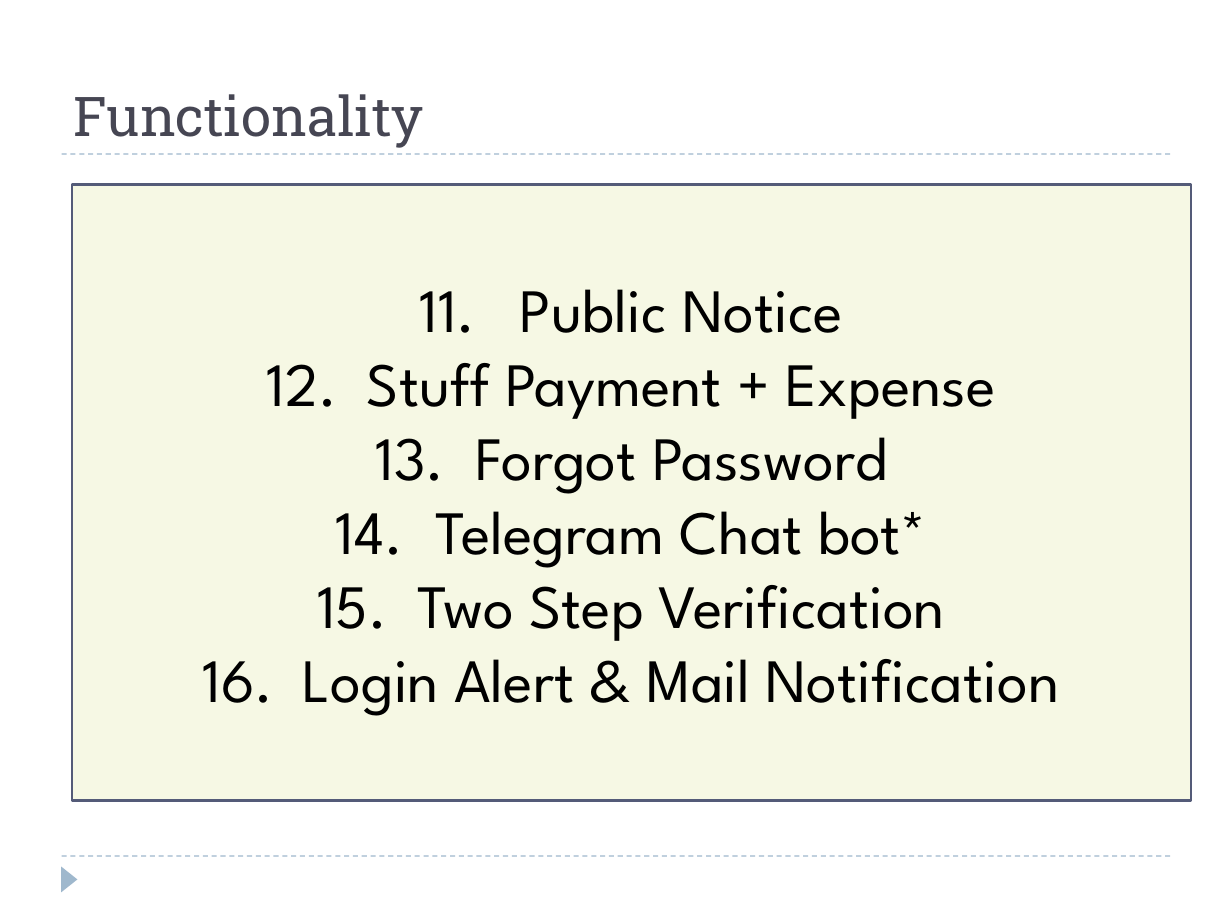
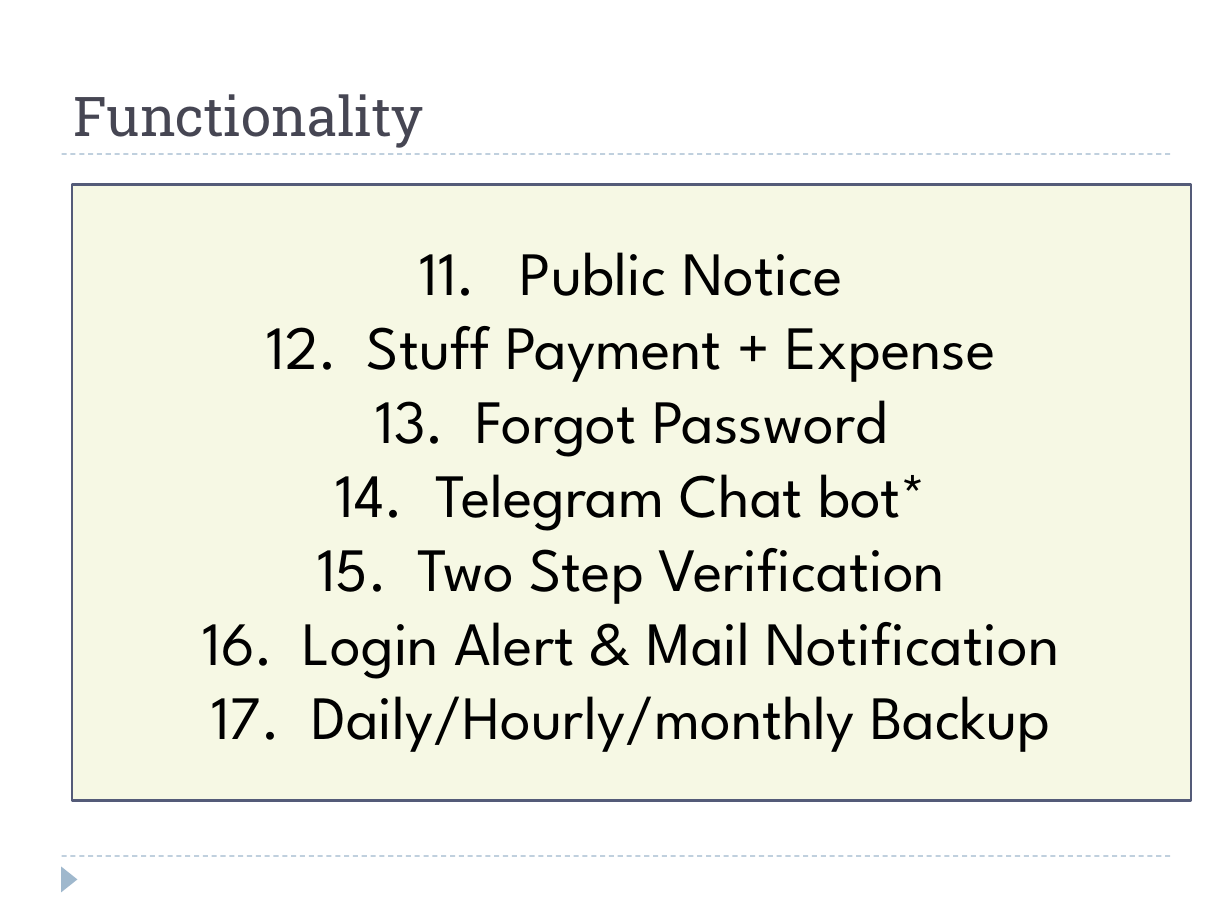
Before and after one commit to dhruborajroy/BEC-hall, a slide deck: slide 4 of Presentation/BEC Hall.pptx. Drawn at 1232x924 pixels with LibreOffice and Linux fonts; fonts in the diff are those of the drawing. Boxes give left, top, right and bottom in pixels: in the first picture for what was removed or moved away, otherwise in the second. Text is boxed around its words. In the diff, an @@ line names an element or a change of style, - is before the commit and + after.

```diff
--- a/Presentation/BEC Hall.pptx
+++ b/Presentation/BEC Hall.pptx
@@ text in rectangle at (x1=311, y1=677, x2=1050, y2=752): paragraph added @@
+17. Daily/Hourly/monthly Backup
```
Also in this commit, not shown: 17 other files.
